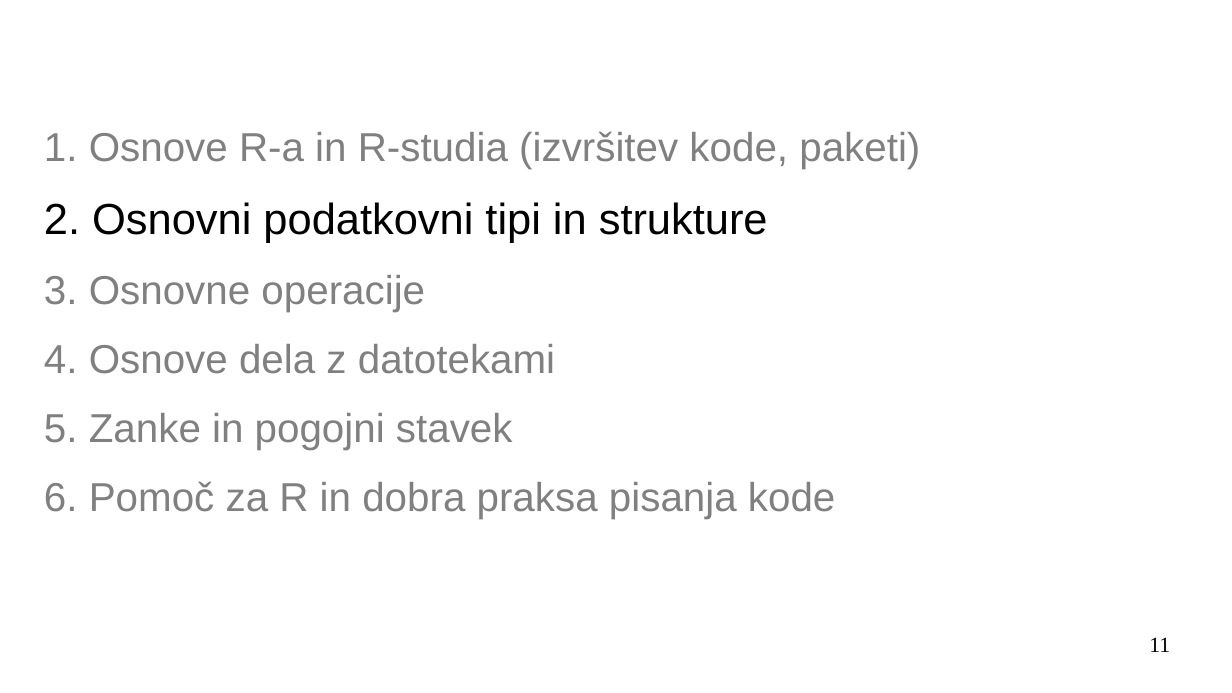
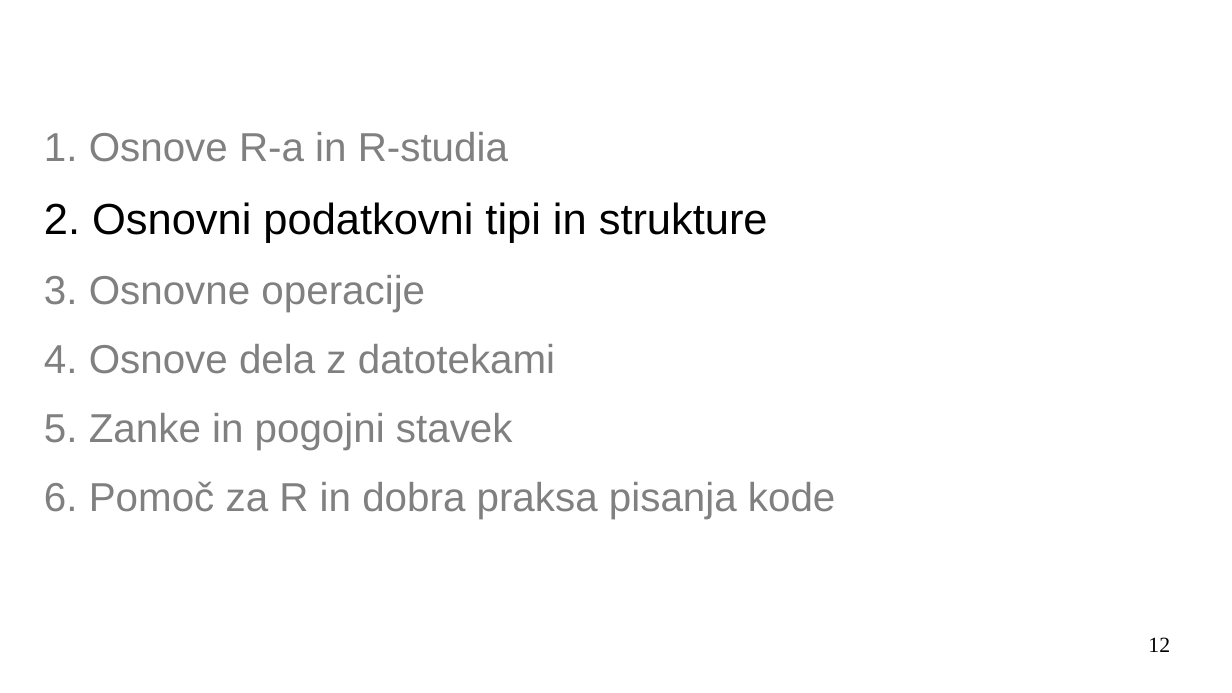
Before and after one commit to janaobsteter/R_tecaj, a slide deck: slide 12 of IT_Rtecaj.odp (slide 11 before the commit). Drawn at 1232x693 pixels with LibreOffice and Linux fonts; fonts in the diff are those of the drawing; background and template pictures are left out. Boxes give left, top, right and bottom in pixels: in the first picture for what was removed or moved away, otherwise in the second. Text is boxed around its words. In the diff, an @@ line names an element or a change of style, - is before the commit and + after.

```diff
--- a/IT_Rtecaj.odp
+++ b/IT_Rtecaj.odp
@@ text at (44, 132, 508, 162): text changed @@
-1. Osnove R-a in R-studia (izvršitev kode, paketi)
+1. Osnove R-a in R-studia
@@ page number at (1148, 637, 1170, 652): text changed @@
-11
+12
```
Also in this commit, not shown: 2 other slides changed, 1 slide added, 3 other files.
